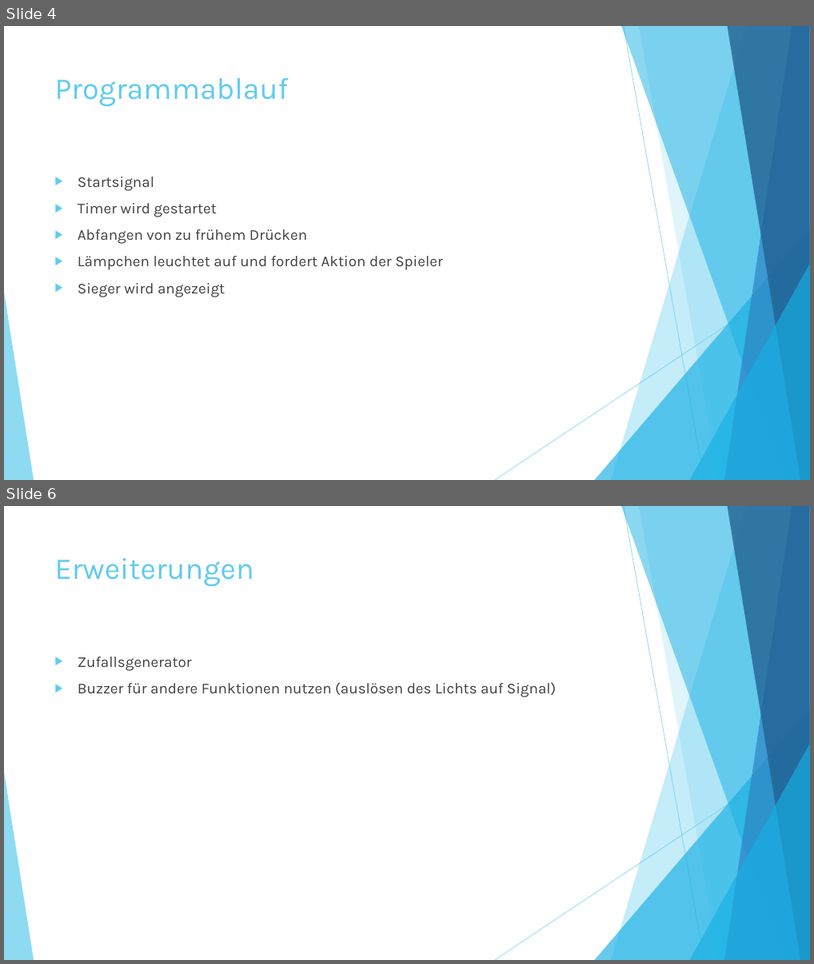
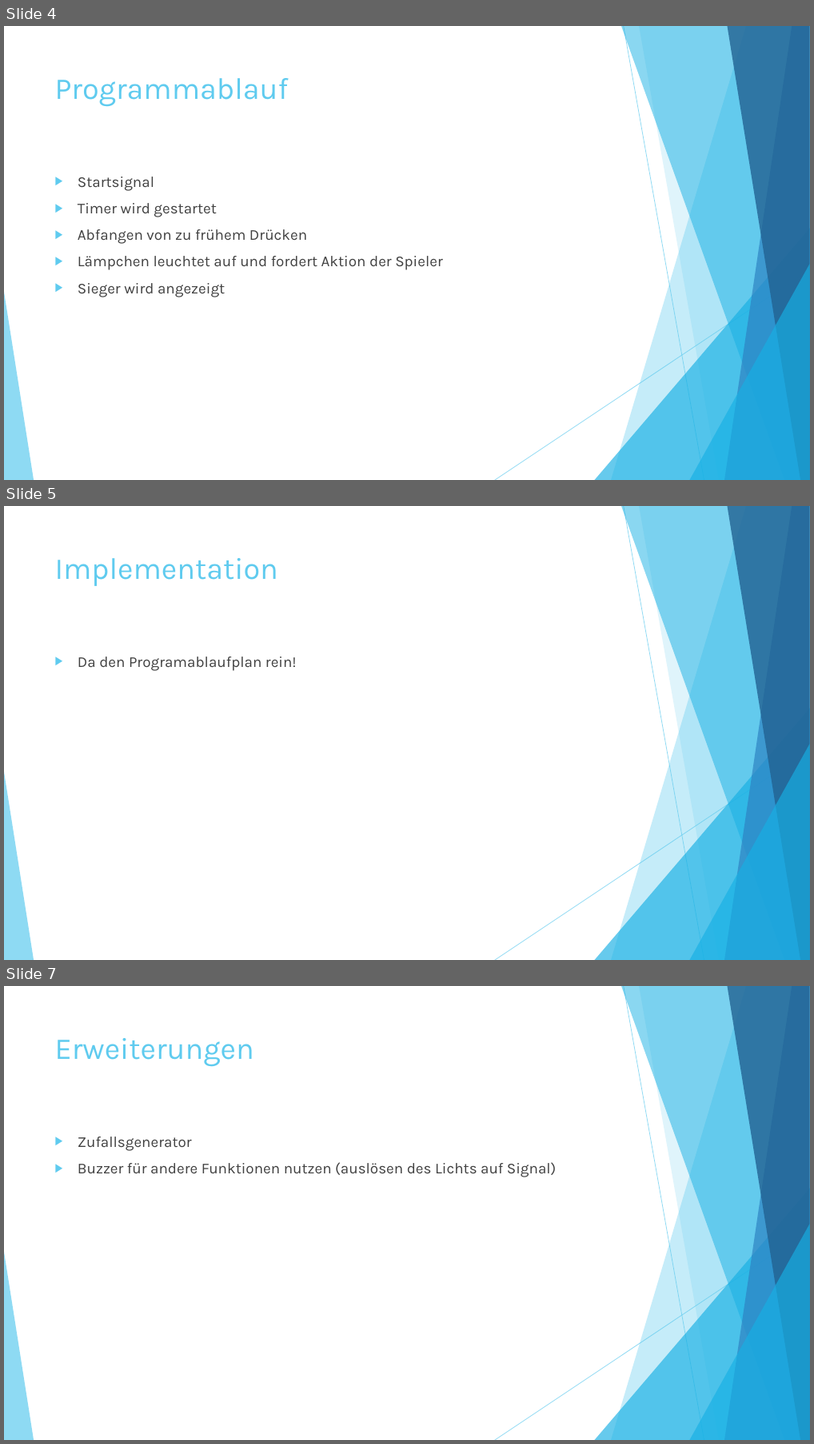
Before and after one commit to assamblerbuzzer/Buzzer, a slide deck: Buzzer.pptx. Shown one above the other, each under a label of ours: slides 4 and 6 before the commit, slides 4, 5 and 7 after it; the slides between them are not shown. The pictures are 814x964 and 814x1444 pixels, drawn with LibreOffice and Linux fonts; fonts in the diff are those of the drawing. Boxes give left, top, right and bottom in pixels: in the first picture for what was removed or moved away, otherwise in the second. Text is boxed around its words. In the diff, an @@ line names an element or a change of style, - is before the commit and + after.

```diff
--- a/Buzzer.pptx
+++ b/Buzzer.pptx
@@ slide 5 added at <box>4,506,810,960</box>, background #FFFFFF; not listed: 10 template elements that a slide beside it also shows @@
@@ title added at <box>55,558,278,586</box>, 36 pt, text #5FCBEF @@
+Implementation
@@ text added at <box>78,656,297,671</box>, 18 pt, text #404040 @@
+▶ Da den Programablaufplan rein!
@@ what was slide 6 is now slide 7 @@
```
Also in this commit, not shown: 1 other slide added, 1 slide removed.
